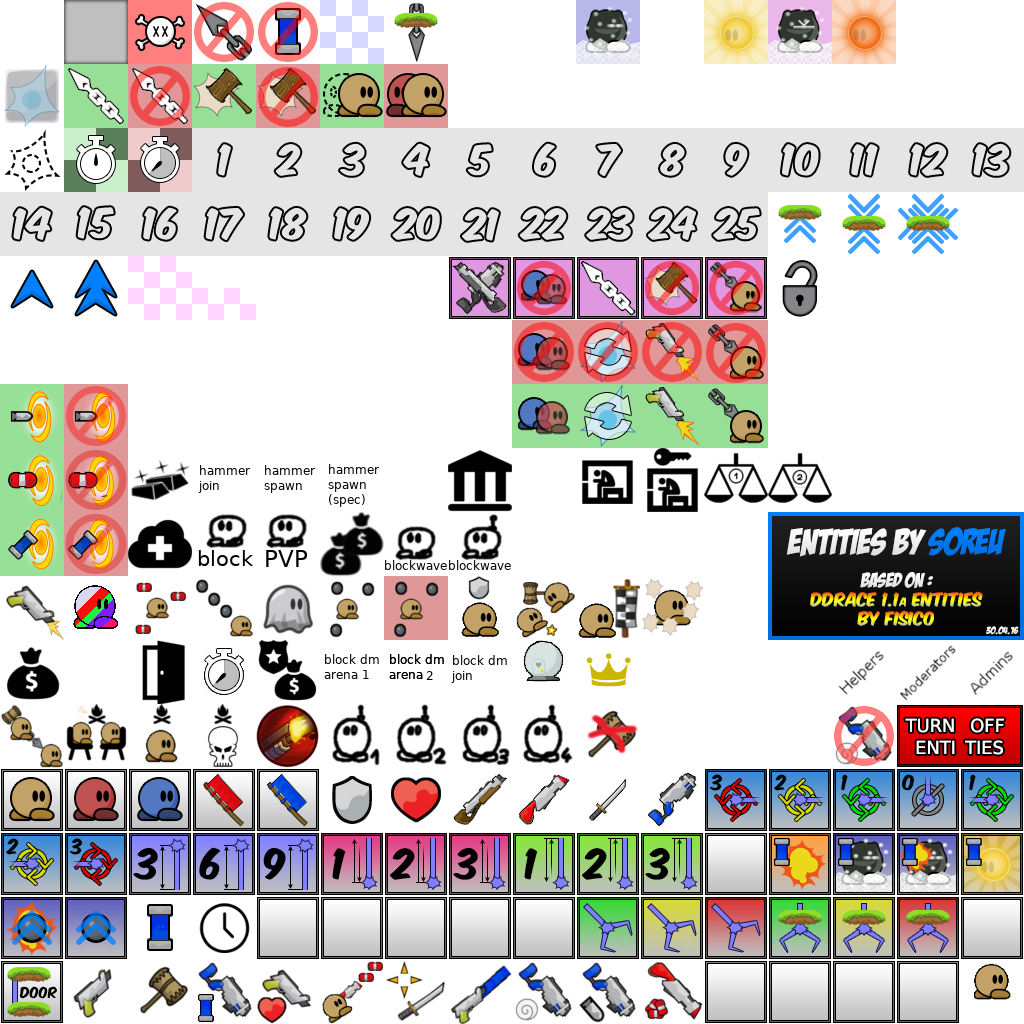
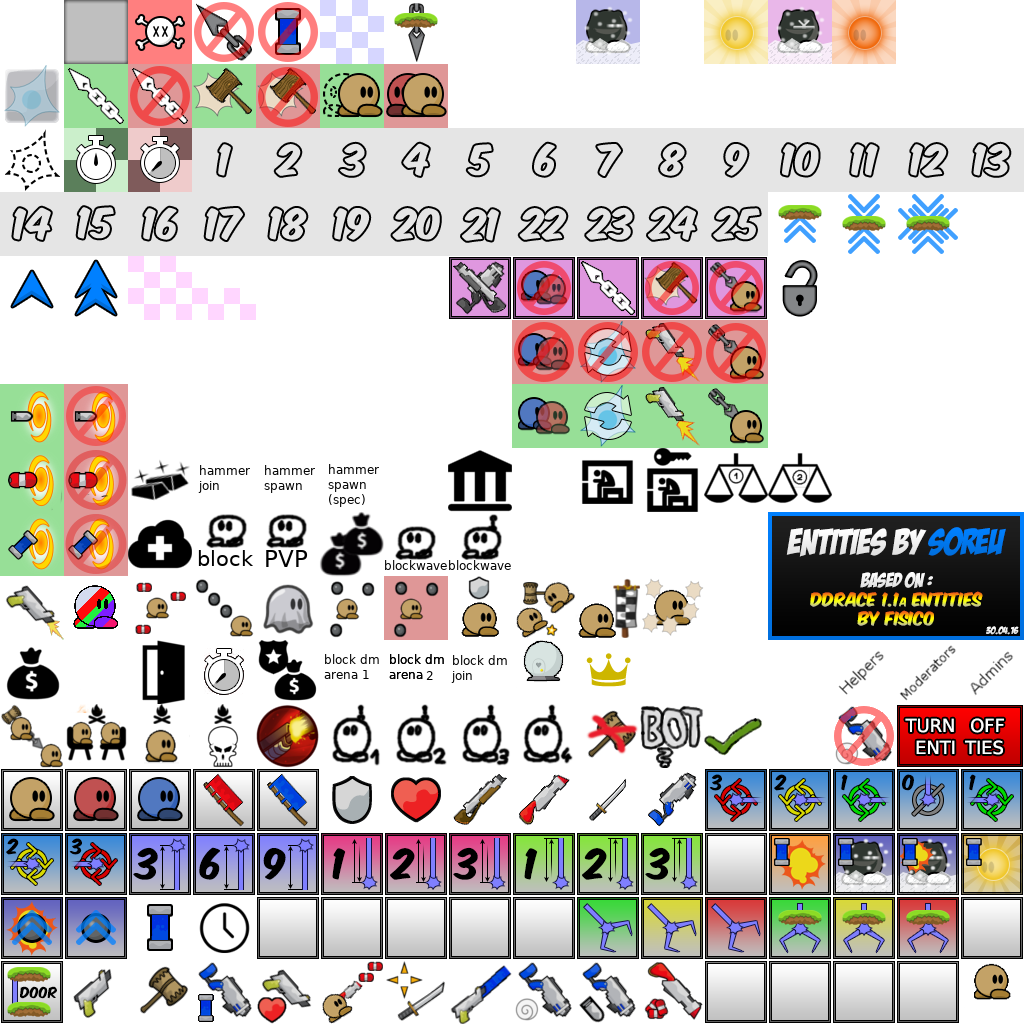
Layer changes from the first 1024x1024 image to the second:
added layer "captcha_ddpp" above "ddnetpp.png" over [640, 705, 762, 768]
